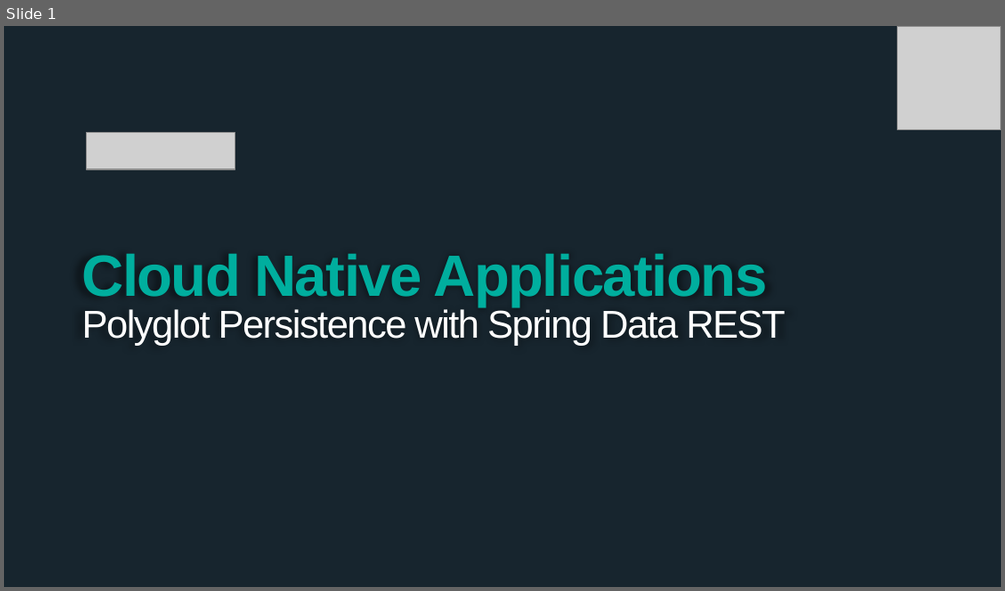
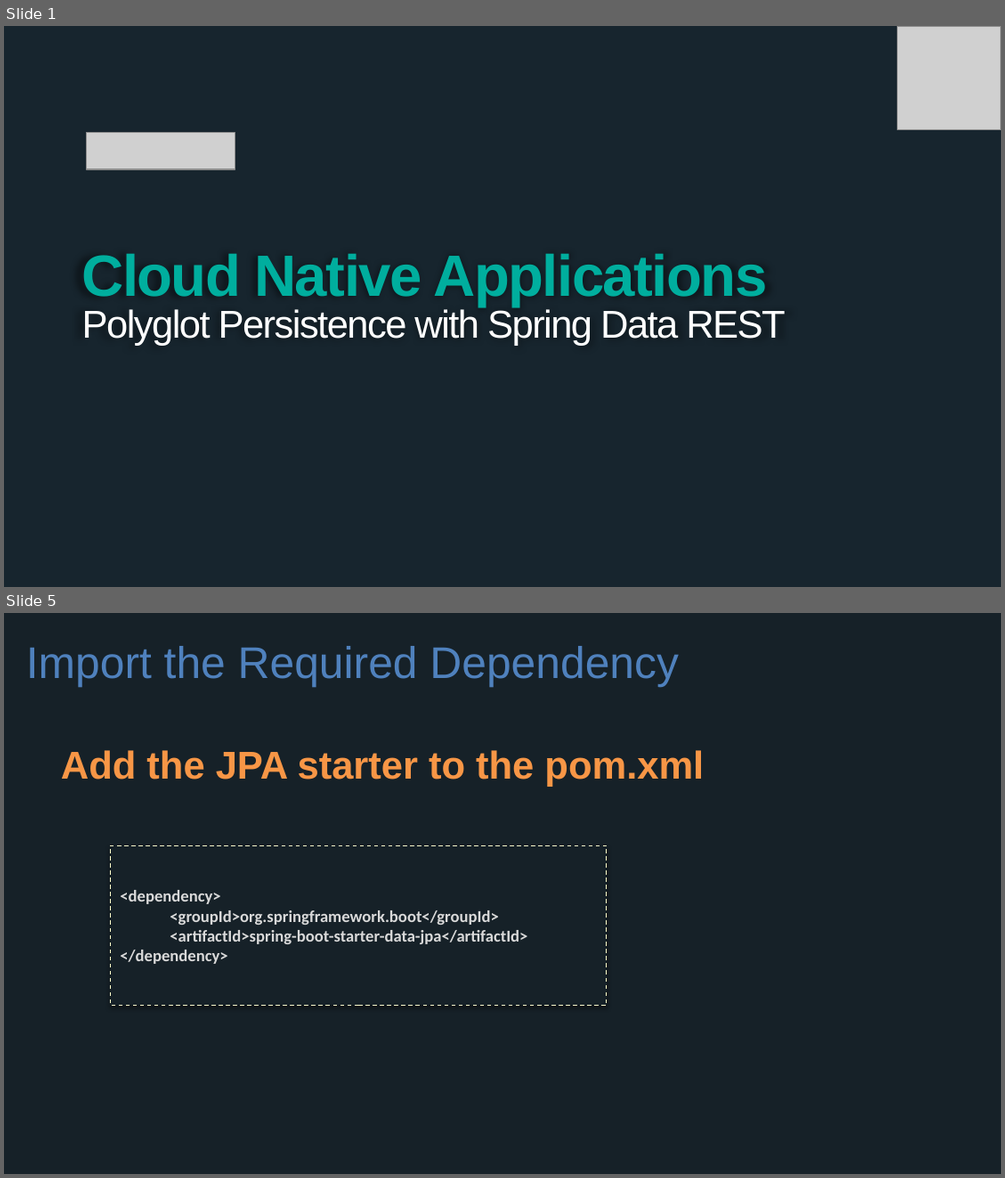
Before and after one commit to wxlund/CN-Workshop-Boeing, a slide deck: presentations/Session_3_Polyglot_Persist.pptx. Shown one above the other, each under a label of ours: slide 1 before the commit, slides 1 and 5 after it; the slides between them are not shown. The pictures are 1005x591 and 1005x1178 pixels, drawn with LibreOffice and Linux fonts; fonts in the diff are those of the drawing; grey boxes stand for pictures; background and template pictures are left out. Boxes give left, top, right and bottom in pixels: in the first picture for what was removed or moved away, otherwise in the second. Text is boxed around its words. In the diff, an @@ line names an element or a change of style, - is before the commit and + after.

```diff
--- a/presentations/Session_3_Polyglot_Persist.pptx
+++ b/presentations/Session_3_Polyglot_Persist.pptx
@@ slide 5 added at [4,613,1001,1174], background #162128 @@
@@ title added at [26,646,678,688], 32 pt, text #4F81BD @@
+Import the Required Dependency
@@ text added at [61,750,704,787], 28 pt, text #F79646, bold @@
+Add the JPA starter to the pom.xml
@@ rectangle added at [111,845,607,1005], fill #162128, outline #FFFFCC 0.75 pt dashed, 12 pt, text #D9D9D9, bold @@
+<dependency>
+<groupId>org.springframework.boot</groupId>
+<artifactId>spring-boot-starter-data-jpa</artifactId>
+</dependency>
```
Also in this commit, not shown: 1 slide changed, 14 other slides added.
